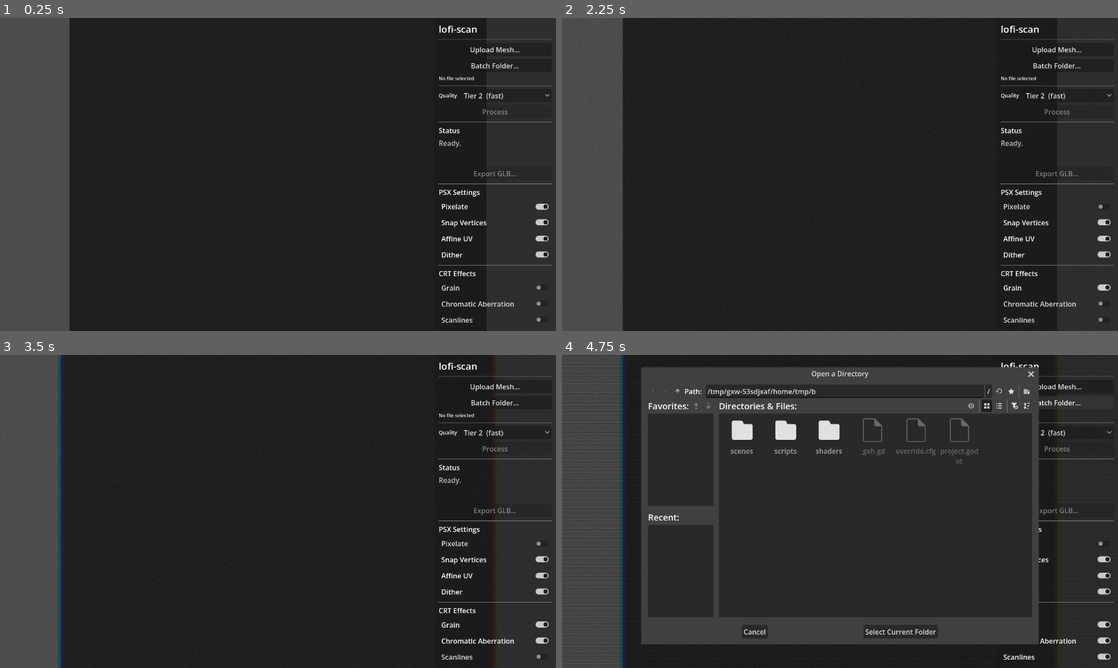
Above: before the commit, frames 1-4 (two rows, left to right).
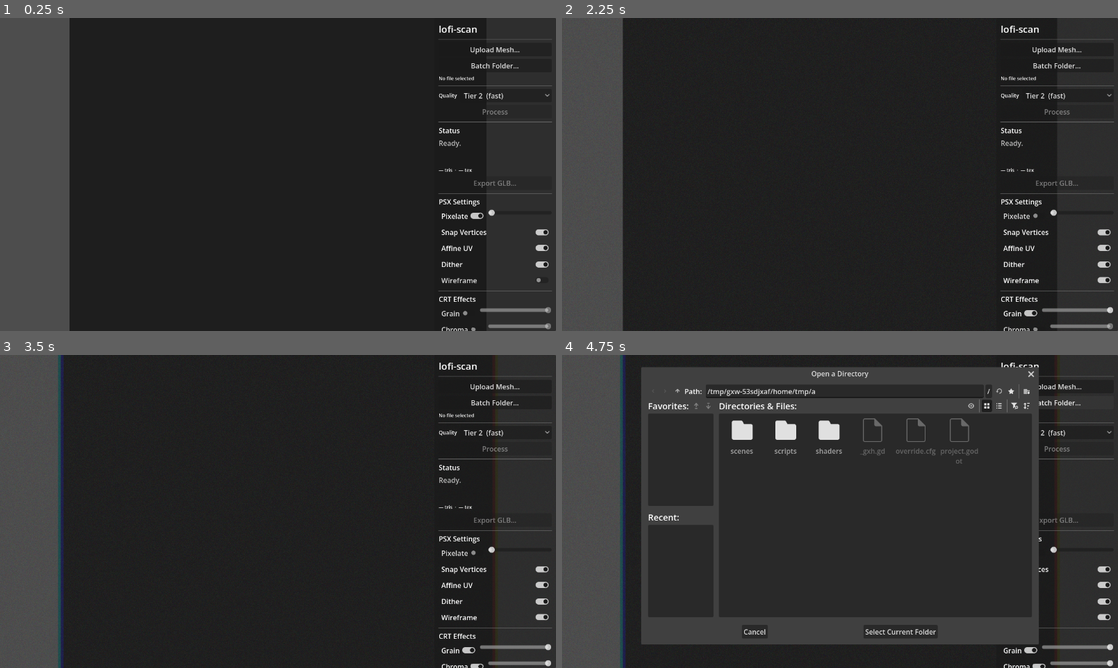
Above: after the commit, the same moments.

Repository: rendyrayana/lofi-scan
Game: Godot game, scene res://scenes/main.tscn
Two runs of this game, one before a commit and one after it. Both use one fixed random seed, a clock stepped at 60 frames per second and the inputs below.
Inputs (mouse positions are in pixels of both pictures, inside the frame that each line leads up to):
- Up to frame 1 (0.25 s): no input
- Up to frame 2 (2.25 s): click "Pixelate" at 0.5 s; click "Grain" at 1.25 s; click (1056, 280) at 2 s, where only the run after the commit has a clickable "Wireframe"
- Up to frame 3 (3.5 s): click "Chromatic Aberration" (after the commit: "Chroma") at 2.75 s
- Up to frame 4 (4.75 s): click (1056, 655) at 3.5 s, where only the run before the commit has a clickable "Scanlines"; click "Batch Folder…" at 4.25 s

The runs differ from the first frame. In frame 1, 2.0% of the frame differs, in the area x 78-100%, y 48-100%; in frame 2, 2.0%; in frame 3, 2.1%; in frame 4, 1.2%.

Commit message:
Add sliders to all visual effects, wireframe toggle, snapshot, drag & drop
Visual toggles with sliders:
- Pixelate: slider 0.05–0.5 scales viewport resolution live (NEAREST filter when on)
- Grain / Chroma / Scanlines / Vignette / Warble: each CheckButton + 0–1 HSlider
  (slider editable only when effect is on; value multiplied by per-effect max)

Wireframe: CheckButton sets viewport3d.debug_draw to wireframe/disabled

Snapshot: 📷 button → FileDialog → viewport3d.get_texture().get_image().save_png()

Drag & drop: DisplayServer.window_set_drop_files_callback accepts .obj/.glb/.gltf/.ply

ResultLabel always visible; shows "— tris · — tex" before first pipeline run

Diff:
--- a/godot_app/scenes/main.tscn
+++ b/godot_app/scenes/main.tscn
@@ -116,11 +116,10 @@
 text = "[color=gray]Ready.[/color]"
 
 [node name="ResultLabel" type="Label" parent="CanvasLayer/SidePanel/VBox" unique_id=263937983]
-visible = false
 custom_minimum_size = Vector2(4, 0)
 layout_mode = 2
 theme_override_font_sizes/font_size = 11
-autowrap_mode = 2
+text = "— tris  ·  — tex"
 
 [node name="ExportBtn" type="Button" parent="CanvasLayer/SidePanel/VBox" unique_id=946512519]
 layout_mode = 2
@@ -134,11 +133,22 @@
 layout_mode = 2
 text = "PSX Settings"
 
-[node name="PixelateBtn" type="CheckButton" parent="CanvasLayer/SidePanel/VBox" unique_id=1696665933]
+[node name="PixelateRow" type="HBoxContainer" parent="CanvasLayer/SidePanel/VBox"]
+layout_mode = 2
+
+[node name="PixelateBtn" type="CheckButton" parent="CanvasLayer/SidePanel/VBox/PixelateRow"]
 layout_mode = 2
 button_pressed = true
 text = "Pixelate"
 
+[node name="PixelateSlider" type="HSlider" parent="CanvasLayer/SidePanel/VBox/PixelateRow"]
+layout_mode = 2
+size_flags_horizontal = 3
+min_value = 0.05
+max_value = 0.5
+value = 0.25
+step = 0.0
+
 [node name="SnapBtn" type="CheckButton" parent="CanvasLayer/SidePanel/VBox" unique_id=1326049333]
 layout_mode = 2
 button_pressed = true
@@ -154,6 +164,10 @@
 button_pressed = true
 text = "Dither"
 
+[node name="WireframeBtn" type="CheckButton" parent="CanvasLayer/SidePanel/VBox"]
+layout_mode = 2
+text = "Wireframe"
+
 [node name="HSep5" type="HSeparator" parent="CanvasLayer/SidePanel/VBox" unique_id=1071784427]
 layout_mode = 2
 
@@ -161,25 +175,80 @@
 layout_mode = 2
 text = "CRT Effects"
 
-[node name="GrainBtn" type="CheckButton" parent="CanvasLayer/SidePanel/VBox" unique_id=772967850]
+[node name="GrainRow" type="HBoxContainer" parent="CanvasLayer/SidePanel/VBox"]
+layout_mode = 2
+
+[node name="GrainBtn" type="CheckButton" parent="CanvasLayer/SidePanel/VBox/GrainRow"]
 layout_mode = 2
 text = "Grain"
 
-[node name="ChromaBtn" type="CheckButton" parent="CanvasLayer/SidePanel/VBox" unique_id=1122074626]
-layout_mode = 2
-text = "Chromatic Aberration"
-
-[node name="ScanlinesBtn" type="CheckButton" parent="CanvasLayer/SidePanel/VBox" unique_id=899346098]
+[node name="GrainSlider" type="HSlider" parent="CanvasLayer/SidePanel/VBox/GrainRow"]
+layout_mode = 2
+size_flags_horizontal = 3
+min_value = 0.0
+max_value = 1.0
+value = 1.0
+editable = false
+
+[node name="ChromaRow" type="HBoxContainer" parent="CanvasLayer/SidePanel/VBox"]
+layout_mode = 2
+
+[node name="ChromaBtn" type="CheckButton" parent="CanvasLayer/SidePanel/VBox/ChromaRow"]
+layout_mode = 2
+text = "Chroma"
+
+[node name="ChromaSlider" type="HSlider" parent="CanvasLayer/SidePanel/VBox/ChromaRow"]
+layout_mode = 2
+size_flags_horizontal = 3
+min_value = 0.0
+max_value = 1.0
+value = 1.0
+editable = false
+
+[node name="ScanlinesRow" type="HBoxContainer" parent="CanvasLayer/SidePanel/VBox"]
+layout_mode = 2
+
+[node name="ScanlinesBtn" type="CheckButton" parent="CanvasLayer/SidePanel/VBox/ScanlinesRow"]
 layout_mode = 2
 text = "Scanlines"
 
-[node name="VignetteBtn" type="CheckButton" parent="CanvasLayer/SidePanel/VBox" unique_id=247623514]
+[node name="ScanlinesSlider" type="HSlider" parent="CanvasLayer/SidePanel/VBox/ScanlinesRow"]
+layout_mode = 2
+size_flags_horizontal = 3
+min_value = 0.0
+max_value = 1.0
+value = 1.0
+editable = false
+
+[node name="VignetteRow" type="HBoxContainer" parent="CanvasLayer/SidePanel/VBox"]
+layout_mode = 2
+
+[node name="VignetteBtn" type="CheckButton" parent="CanvasLayer/SidePanel/VBox/VignetteRow"]
 layout_mode = 2
 text = "Vignette"
 
-[node name="WarbleBtn" type="CheckButton" parent="CanvasLayer/SidePanel/VBox" unique_id=1537485888]
+[node name="VignetteSlider" type="HSlider" parent="CanvasLayer/SidePanel/VBox/VignetteRow"]
+layout_mode = 2
+size_flags_horizontal = 3
+min_value = 0.0
+max_value = 1.0
+value = 1.0
+editable = false
+
+[node name="WarbleRow" type="HBoxContainer" parent="CanvasLayer/SidePanel/VBox"]
+layout_mode = 2
+
+[node name="WarbleBtn" type="CheckButton" parent="CanvasLayer/SidePanel/VBox/WarbleRow"]
 layout_mode = 2
 text = "Warble"
+
+[node name="WarbleSlider" type="HSlider" parent="CanvasLayer/SidePanel/VBox/WarbleRow"]
+layout_mode = 2
+size_flags_horizontal = 3
+min_value = 0.0
+max_value = 1.0
+value = 1.0
+editable = false
 
 [node name="HSep4" type="HSeparator" parent="CanvasLayer/SidePanel/VBox" unique_id=1078277388]
 layout_mode = 2
@@ -222,6 +291,11 @@
 
 [node name="RecordRow" type="HBoxContainer" parent="CanvasLayer/SidePanel/VBox"]
 layout_mode = 2
+
+[node name="SnapshotBtn" type="Button" parent="CanvasLayer/SidePanel/VBox/RecordRow"]
+layout_mode = 2
+text = "📷"
+tooltip_text = "Save PNG snapshot"
 
 [node name="RecordBtn" type="Button" parent="CanvasLayer/SidePanel/VBox/RecordRow"]
 layout_mode = 2
@@ -261,6 +335,13 @@
 file_mode = 4
 filters = PackedStringArray("*.mp4,*.gif ; Video Files")
 
+[node name="SnapshotDialog" type="FileDialog" parent="CanvasLayer"]
+title = "Save Snapshot"
+size = Vector2i(900, 600)
+access = 2
+file_mode = 4
+filters = PackedStringArray("*.png ; PNG Image")
+
 [node name="BatchDialog" type="FileDialog" parent="CanvasLayer" unique_id=529857428]
 title = "Open a Directory"
 size = Vector2i(900, 600)
--- a/godot_app/scripts/main.gd
+++ b/godot_app/scripts/main.gd
@@ -8,15 +8,24 @@
 @onready var process_btn:  Button        = $CanvasLayer/SidePanel/VBox/ProcessBtn
 @onready var input_label:  Label         = $CanvasLayer/SidePanel/VBox/InputLabel
 @onready var status_label: RichTextLabel = $CanvasLayer/SidePanel/VBox/StatusLabel
-@onready var pixelate_btn: CheckButton   = $CanvasLayer/SidePanel/VBox/PixelateBtn
-@onready var snap_btn:     CheckButton   = $CanvasLayer/SidePanel/VBox/SnapBtn
-@onready var affine_btn:   CheckButton   = $CanvasLayer/SidePanel/VBox/AffineBtn
-@onready var dither_btn:   CheckButton   = $CanvasLayer/SidePanel/VBox/DitherBtn
-@onready var grain_btn:    CheckButton   = $CanvasLayer/SidePanel/VBox/GrainBtn
-@onready var chroma_btn:   CheckButton   = $CanvasLayer/SidePanel/VBox/ChromaBtn
-@onready var scanlines_btn:CheckButton   = $CanvasLayer/SidePanel/VBox/ScanlinesBtn
-@onready var vignette_btn: CheckButton   = $CanvasLayer/SidePanel/VBox/VignetteBtn
-@onready var warble_btn:   CheckButton   = $CanvasLayer/SidePanel/VBox/WarbleBtn
+@onready var pixelate_btn:    CheckButton  = $CanvasLayer/SidePanel/VBox/PixelateRow/PixelateBtn
+@onready var pixelate_slider: HSlider     = $CanvasLayer/SidePanel/VBox/PixelateRow/PixelateSlider
+@onready var snap_btn:        CheckButton = $CanvasLayer/SidePanel/VBox/SnapBtn
+@onready var affine_btn:      CheckButton = $CanvasLayer/SidePanel/VBox/AffineBtn
+@onready var dither_btn:      CheckButton = $CanvasLayer/SidePanel/VBox/DitherBtn
+@onready var wireframe_btn:   CheckButton = $CanvasLayer/SidePanel/VBox/WireframeBtn
+@onready var grain_btn:    CheckButton  = $CanvasLayer/SidePanel/VBox/GrainRow/GrainBtn
+@onready var grain_slider: HSlider      = $CanvasLayer/SidePanel/VBox/GrainRow/GrainSlider
+@onready var chroma_btn:    CheckButton = $CanvasLayer/SidePanel/VBox/ChromaRow/ChromaBtn
+@onready var chroma_slider: HSlider     = $CanvasLayer/SidePanel/VBox/ChromaRow/ChromaSlider
+@onready var scanlines_btn:    CheckButton = $CanvasLayer/SidePanel/VBox/ScanlinesRow/ScanlinesBtn
+@onready var scanlines_slider: HSlider    = $CanvasLayer/SidePanel/VBox/ScanlinesRow/ScanlinesSlider
+@onready var vignette_btn:    CheckButton = $CanvasLayer/SidePanel/VBox/VignetteRow/VignetteBtn
+@onready var vignette_slider: HSlider    = $CanvasLayer/SidePanel/VBox/VignetteRow/VignetteSlider
+@onready var warble_btn:    CheckButton  = $CanvasLayer/SidePanel/VBox/WarbleRow/WarbleBtn
+@onready var warble_slider: HSlider     = $CanvasLayer/SidePanel/VBox/WarbleRow/WarbleSlider
+@onready var snapshot_btn:    Button     = $CanvasLayer/SidePanel/VBox/RecordRow/SnapshotBtn
+@onready var snapshot_dialog: FileDialog = $CanvasLayer/SnapshotDialog
 @onready var magnification_rect: TextureRect = $CanvasLayer/Magnification
 @onready var tier_option:    OptionButton     = $CanvasLayer/SidePanel/VBox/TierRow/TierOption
 @onready var result_label:   Label            = $CanvasLayer/SidePanel/VBox/ResultLabel
@@ -101,15 +110,25 @@
 	record_btn.pressed.connect(_on_record_pressed)
 	video_dialog.file_selected.connect(_on_video_path_selected)
 	pixelate_btn.toggled.connect(_on_pixelate_toggled)
+	pixelate_slider.value_changed.connect(func(_v): _on_pixelate_toggled(pixelate_btn.button_pressed))
 	snap_btn.toggled.connect(func(v): _set_all_shader_param("snap_vertices", v))
 	affine_btn.toggled.connect(func(v): _set_all_shader_param("use_affine_uv", v))
 	dither_btn.toggled.connect(func(v): _set_all_shader_param("use_dither", v))
-	grain_btn.toggled.connect(func(v): _set_crt("grain_intensity", CRT_GRAIN if v else 0.0))
-	chroma_btn.toggled.connect(func(v): _set_crt("chromatic_aberration", CRT_CHROMA if v else 0.0))
-	scanlines_btn.toggled.connect(func(v): _set_crt("scanline_intensity", CRT_SCANLINES if v else 0.0))
+	wireframe_btn.toggled.connect(_on_wireframe_toggled)
+	grain_btn.toggled.connect(func(v): _apply_crt_slider("grain_intensity", CRT_GRAIN, grain_slider, v))
+	grain_slider.value_changed.connect(func(_v): _apply_crt_slider("grain_intensity", CRT_GRAIN, grain_slider, grain_btn.button_pressed))
+	chroma_btn.toggled.connect(func(v): _apply_crt_slider("chromatic_aberration", CRT_CHROMA, chroma_slider, v))
+	chroma_slider.value_changed.connect(func(_v): _apply_crt_slider("chromatic_aberration", CRT_CHROMA, chroma_slider, chroma_btn.button_pressed))
+	scanlines_btn.toggled.connect(func(v): _apply_crt_slider("scanline_intensity", CRT_SCANLINES, scanlines_slider, v))
+	scanlines_slider.value_changed.connect(func(_v): _apply_crt_slider("scanline_intensity", CRT_SCANLINES, scanlines_slider, scanlines_btn.button_pressed))
 	vignette_btn.toggled.connect(_on_vignette_toggled)
-	warble_btn.toggled.connect(func(v): _set_crt("warble_amount", CRT_WARBLE if v else 0.0))
+	vignette_slider.value_changed.connect(func(_v): _on_vignette_toggled(vignette_btn.button_pressed))
+	warble_btn.toggled.connect(func(v): _apply_crt_slider("warble_amount", CRT_WARBLE, warble_slider, v))
+	warble_slider.value_changed.connect(func(_v): _apply_crt_slider("warble_amount", CRT_WARBLE, warble_slider, warble_btn.button_pressed))
+	snapshot_btn.pressed.connect(_on_snapshot_pressed)
+	snapshot_dialog.file_selected.connect(_on_snapshot_path_selected)
 	bg_color_btn.color_changed.connect(_on_bg_color_changed)
+	DisplayServer.window_set_drop_files_callback(_on_files_dropped)
 
 	_try_autoload_latest_glb()
 
@@ -327,7 +346,6 @@
 		last_glb_path = glb_path
 		export_btn.disabled = false
 		result_label.text = "%d tris  ·  %dpx tex" % [best_tris, best_res]
-		result_label.visible = true
 		_load_glb(glb_path)
 	if pipeline_thread and pipeline_thread.is_started():
 		pipeline_thread.wait_to_finish()
@@ -668,31 +686,68 @@
 
 
 func _on_pixelate_toggled(on: bool) -> void:
+	var win := DisplayServer.window_get_size()
+	var w3d := win.x - 280
 	if on:
-		viewport3d.size = Vector2i(320, 240)
+		var scale: float = pixelate_slider.value
+		viewport3d.size = Vector2i(maxi(int(w3d * scale), 2), maxi(int(win.y * scale), 2))
 		magnification_rect.texture_filter = CanvasItem.TEXTURE_FILTER_NEAREST
 	else:
-		var win := DisplayServer.window_get_size()
-		viewport3d.size = Vector2i(win.x - 280, win.y)
+		viewport3d.size = Vector2i(w3d, win.y)
 		magnification_rect.texture_filter = CanvasItem.TEXTURE_FILTER_LINEAR
 
 
-func _set_crt(param: String, value: float) -> void:
+func _on_wireframe_toggled(on: bool) -> void:
+	viewport3d.debug_draw = Viewport.DEBUG_DRAW_WIREFRAME if on else Viewport.DEBUG_DRAW_DISABLED
+
+
+func _apply_crt_slider(param: String, max_val: float, slider: HSlider, on: bool) -> void:
+	slider.editable = on
+	var val := slider.value * max_val if on else 0.0
 	if crt_rect.material is ShaderMaterial:
-		(crt_rect.material as ShaderMaterial).set_shader_parameter(param, value)
+		(crt_rect.material as ShaderMaterial).set_shader_parameter(param, val)
 	_refresh_crt_visibility()
 
 
 func _on_vignette_toggled(on: bool) -> void:
-	_set_crt("vignette_darkness",   CRT_VIGNETTE  if on else 0.0)
-	_set_crt("crt_vignette_power",  CRT_VIG_POWER if on else 0.0)
+	vignette_slider.editable = on
+	var t := vignette_slider.value if on else 0.0
+	if crt_rect.material is ShaderMaterial:
+		var mat := crt_rect.material as ShaderMaterial
+		mat.set_shader_parameter("vignette_darkness",  t * CRT_VIGNETTE)
+		mat.set_shader_parameter("crt_vignette_power", t * CRT_VIG_POWER)
+	_refresh_crt_visibility()
 
 
 func _refresh_crt_visibility() -> void:
-	var any_on := grain_btn.button_pressed or chroma_btn.button_pressed \
+	crt_rect.visible = grain_btn.button_pressed or chroma_btn.button_pressed \
 		or scanlines_btn.button_pressed or vignette_btn.button_pressed \
 		or warble_btn.button_pressed
-	crt_rect.visible = any_on
+
+
+func _on_snapshot_pressed() -> void:
+	var stem := selected_path.get_file().get_basename() if selected_path != "" else "lofi"
+	snapshot_dialog.current_file = stem + "_snap.png"
+	snapshot_dialog.popup_centered()
+
+
+func _on_snapshot_path_selected(dest: String) -> void:
+	if not dest.ends_with(".png"):
+		dest += ".png"
+	var img := viewport3d.get_texture().get_image()
+	img.save_png(dest)
+	_set_status("[color=green]Snapshot: %s[/color]" % dest.get_file())
+
+
+func _on_files_dropped(files: PackedStringArray) -> void:
+	if files.is_empty():
+		return
+	var path := files[0]
+	var ext := path.get_extension().to_lower()
+	if ext in ["obj", "glb", "gltf", "ply"]:
+		_on_file_selected(path)
+	else:
+		_set_status("[color=red]Drop a .obj, .glb, .gltf or .ply file.[/color]")
 
 
 # ─── Input ───────────────────────────────────────────────────────────────────
